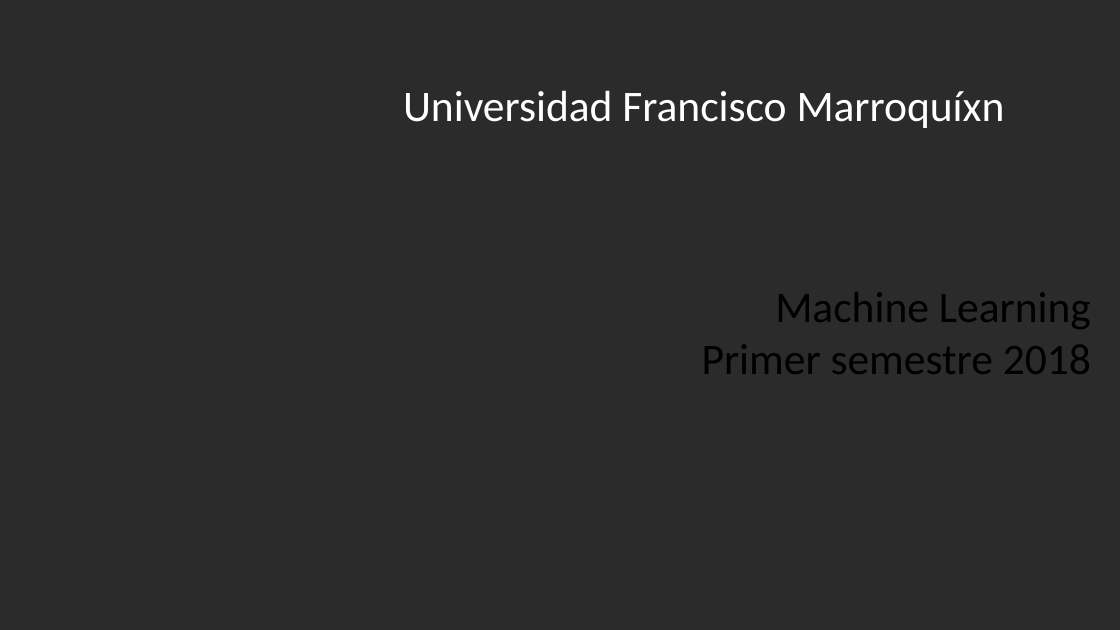
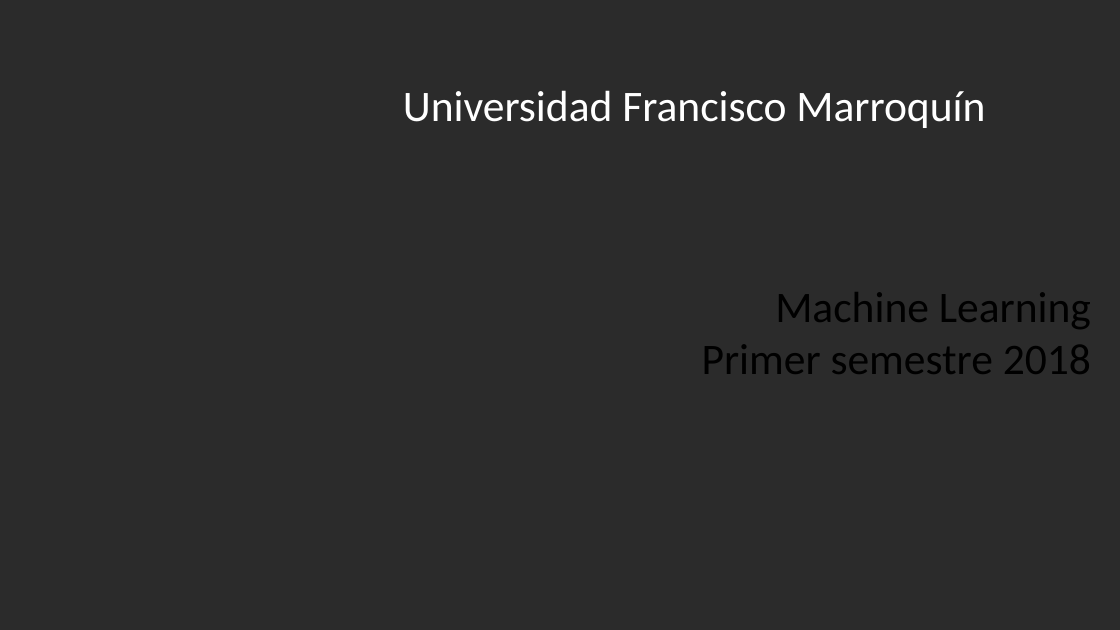
Before and after one commit to ErickDiaz/UFM_Machine_Learning_class, a slide deck: slide 1 of 201801/Clase1.pptx. Drawn at 1120x630 pixels with LibreOffice and Linux fonts; fonts in the diff are those of the drawing; background and template pictures are left out; a plain dark background stands for a picture behind light text. Boxes give left, top, right and bottom in pixels: in the first picture for what was removed or moved away, otherwise in the second. Text is boxed around its words. In the diff, an @@ line names an element or a change of style, - is before the commit and + after.

```diff
--- a/201801/Clase1.pptx
+++ b/201801/Clase1.pptx
@@ text at (403,90,985,128): text changed @@
-Universidad Francisco Marroquíxn
+Universidad Francisco Marroquín
```
Also in this commit, not shown: 2 other slides changed.
